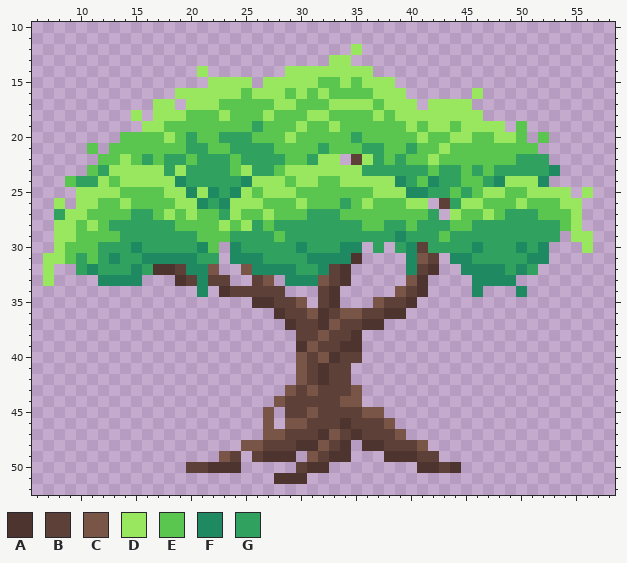
File history of a pixel-art sprite, sprites/decoration/static/oak_tree.png. That is the earlier state.
The file is 64x64 pixels. Shown: x 6..58, y 10..52.
Palette (. is transparent): A #4e342e  B #5d4037  C #795548  D #99e65f  E #5ac54f  F #1f8962  G #30a15f
Pixels before, first column x 7:
12 ............................D.....................
13 ..........................DD......................
14 ..............D.......DDDDDDDD....................
15 ...............DDDD.DDDDDEEDEDDD..................
16 ............DDDDDDEDDDEDEDEEEEDDD......D..........
17 ..........DD.DDDEEEEEDDEEEDDDDEDDD.DDDD...........
18 ........D.DDDEEEDEEEDEEEDDEEEEDEDDDDDDDD..........
19 .........DDEEEEEEEEGEEEDEEDEEEEEEDEDDEDDDD.E......
20 .......EEEEDEGEEGGGEEEDEEEEEGEEEEEDEEDDEEDDE.E....
21 ....E.EEEEEEEGGEEGGGGEEEEGEEEGGEEGEEDEEEEEEEE.....
22 .....EEDEGEGGEGGGEGGGGEEGDD.BDGEGEEDEEEEEEEGGG....
23 ....EGDDDDDGDGGGGEDGGEDDDDDDDGGGGGGEGGEGEGGGGGF...
24 ..EGGDEDDDDDFGGGGGFDDDEDDEEDDDDDFGEFGGEEGFDDDF....
25 ...DDDDEEEEDDFDFGFDEDDDEEEEEEEDDDFFGGEGEDDEEDDDD.D
26 .D.DDEEDEEEEDDFGFDDDEEEDEEEGEDEEEDD.BGDDEEEDEEEDD.
27 .GDDEEEEGGEDEDEEGDEEDEEEGGGEEEEEEEEG.DEEDEGGGEEED.
28 .DDEDEGGGGGGEEEEDEDGEGGGGGGGGEEGGEGGGEEGGGGGGGGED.
29 .DDEEEEGGGGGGGEEEGGGGEGGGGGGGGGGFGGGEGGGGGGGGGG.DD
30 .DEEEGGGFGGGGGFE.FGGGGGFGGGFF.G.GFBGGGGFGGGFGF...D
31 DDEGEGFGGFFFFFGG.FFFGGGGFFFFA....FCB.FFGGGGGFF....
32 D..GFGGGFGAABFFC..CFFFFGGFBA.....FBA..FFFFGFG.....
33 D....FFFF...ABFBB..BC.FFFCBA.....CA....FFFF.......
34 ..............F.ABBBBB...BA.....CBA....F...F......
35 ...................AABBC.BA...CBBA................
36 .....................ABBCABCCBBAA.................
37 ......................ABBACBBAA...................
38 .......................BBCBBA.....................
39 .......................ACBBAA.....................
40 .......................CBCABB.....................
41 .......................CBABB......................
42 .......................CBABB......................
43 ......................CBCBBBC.....................
44 .....................CBBBBBCC.....................
45 ....................C.BBCBBBBCC...................
46 ....................C.CCBBBABBBC..................
47 ....................CCBBBACBABBBC.................
48 ..................CCBBBAACBA.AABBBC...............
49 ................CB.BAAA.CBAA...AAABB..............
50 .............BBAAA.....BAA........AABA............
51 .....................AAA..........................
After:
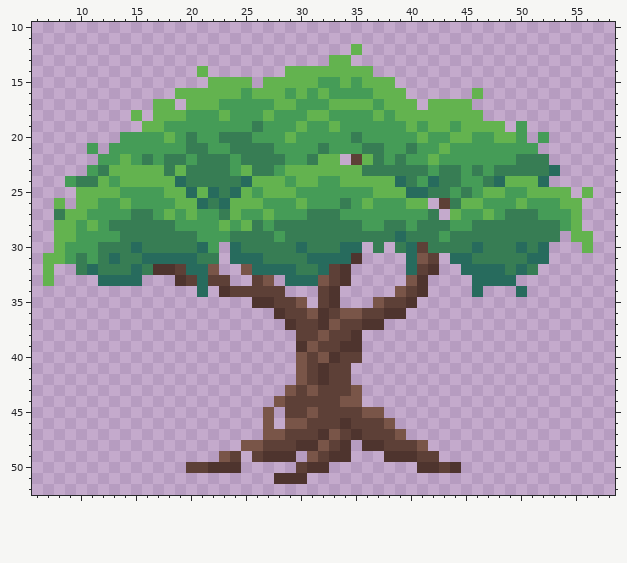
What changed:
colour D: #99e65f -> #63b34f
colour E: #5ac54f -> #459c57
colour F: #1f8962 -> #276b5d
colour G: #30a15f -> #377d54
Where, in picture pixels (left, top, right, bottom), the same in both pictures:
changed: (43, 44, 593, 297)
